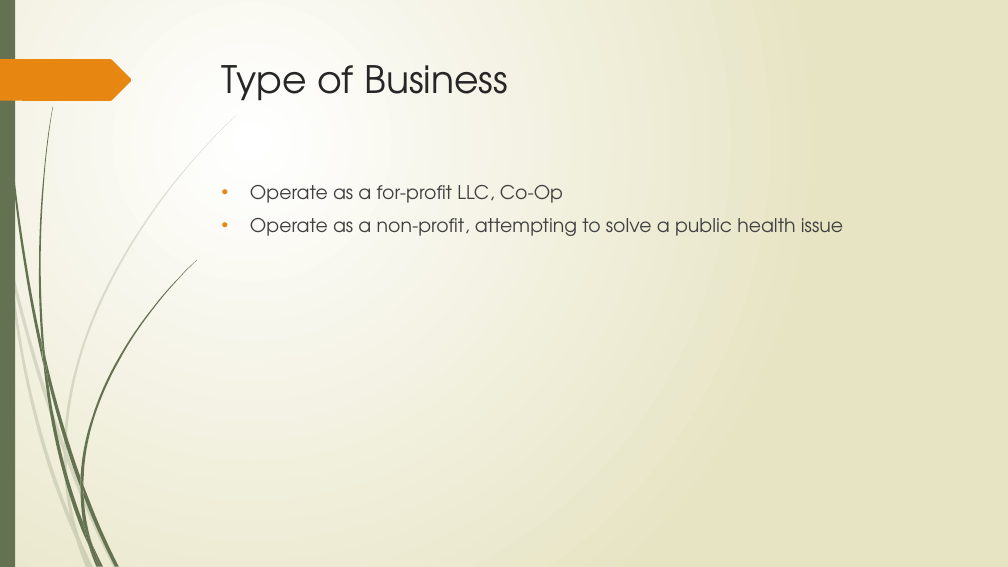
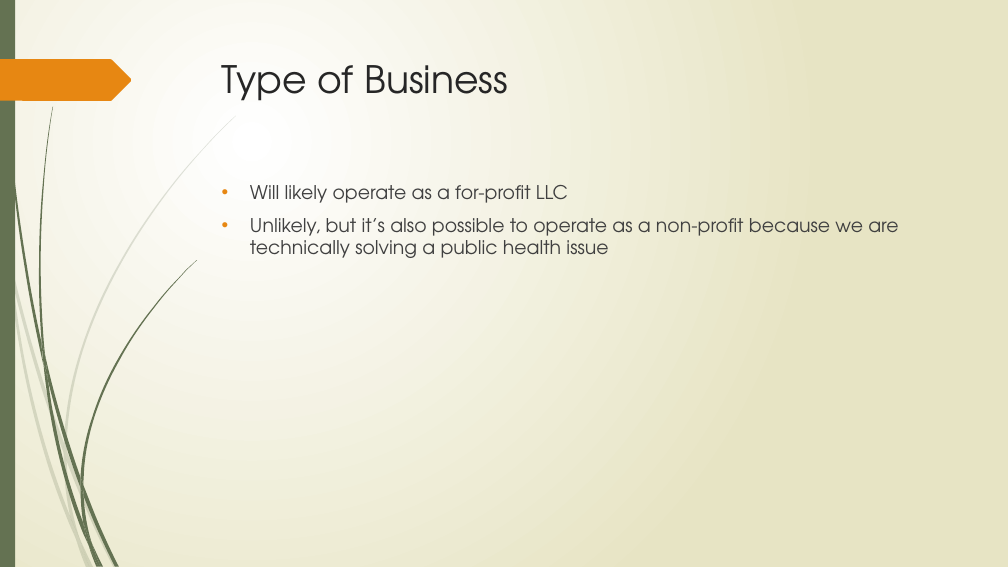
Before and after one commit to tieje/dogen, a slide deck: slide 17 of Presentation/SocialHub_FrancisT_06_23_2020.pptx (slide 15 before the commit). Drawn at 1008x567 pixels with LibreOffice and Linux fonts; fonts in the diff are those of the drawing. Boxes give left, top, right and bottom in pixels: in the first picture for what was removed or moved away, otherwise in the second. Text is boxed around its words. In the diff, an @@ line names an element or a change of style, - is before the commit and + after.

```diff
--- a/Presentation/SocialHub_FrancisT_06_23_2020.pptx
+++ b/Presentation/SocialHub_FrancisT_06_23_2020.pptx
@@ text at (250, 185, 898, 258): text changed @@
-• Operate as a for-profit LLC, Co-Op
-• Operate as a non-profit, attempting to solve a public health issue
+• Will likely operate as a for-profit LLC
+• Unlikely, but it’s also possible to operate as a non-profit because we are technically solving a public health issue
```
Also in this commit, not shown: 13 other slides changed, 4 slides added, 2 slides removed, 5 other files.
